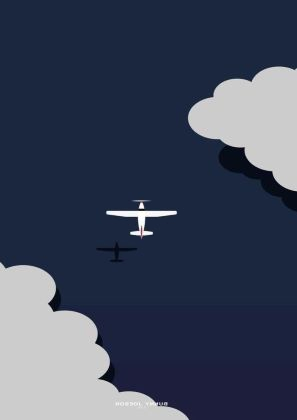
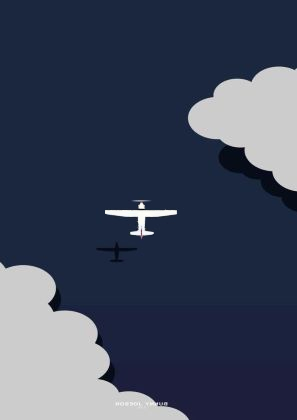
The second 297 x 420 image is a revision of the first. Changes to its layers:
painted on "blue.jpg" over [105, 204, 177, 235]
